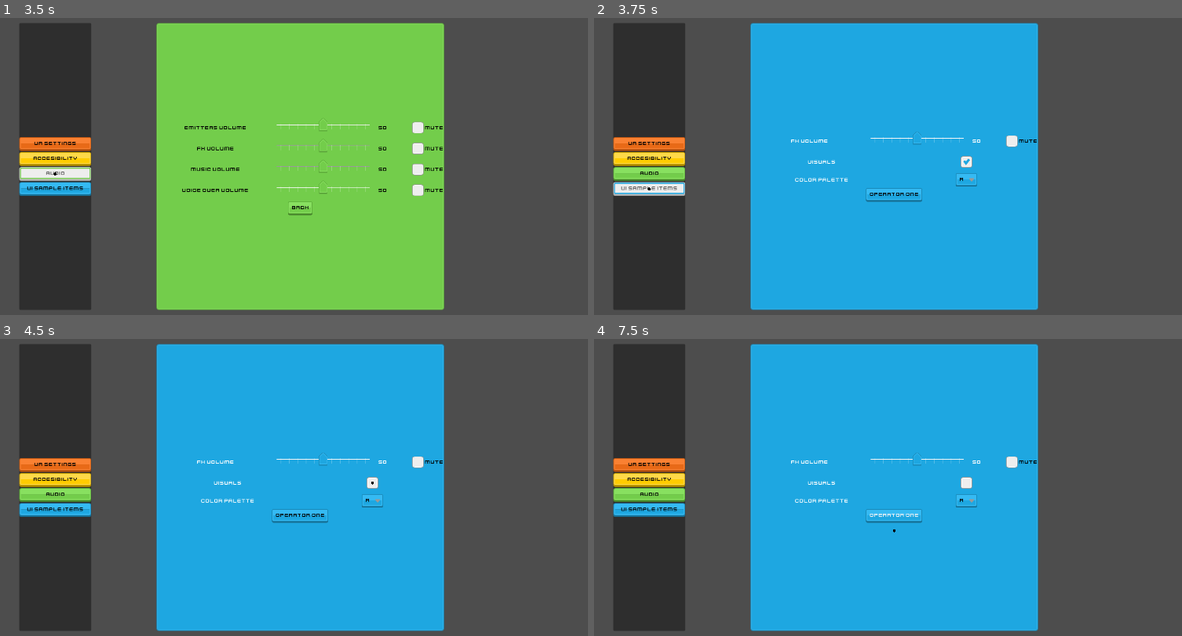
Above: before the commit, frames 1-4 (two rows, left to right).
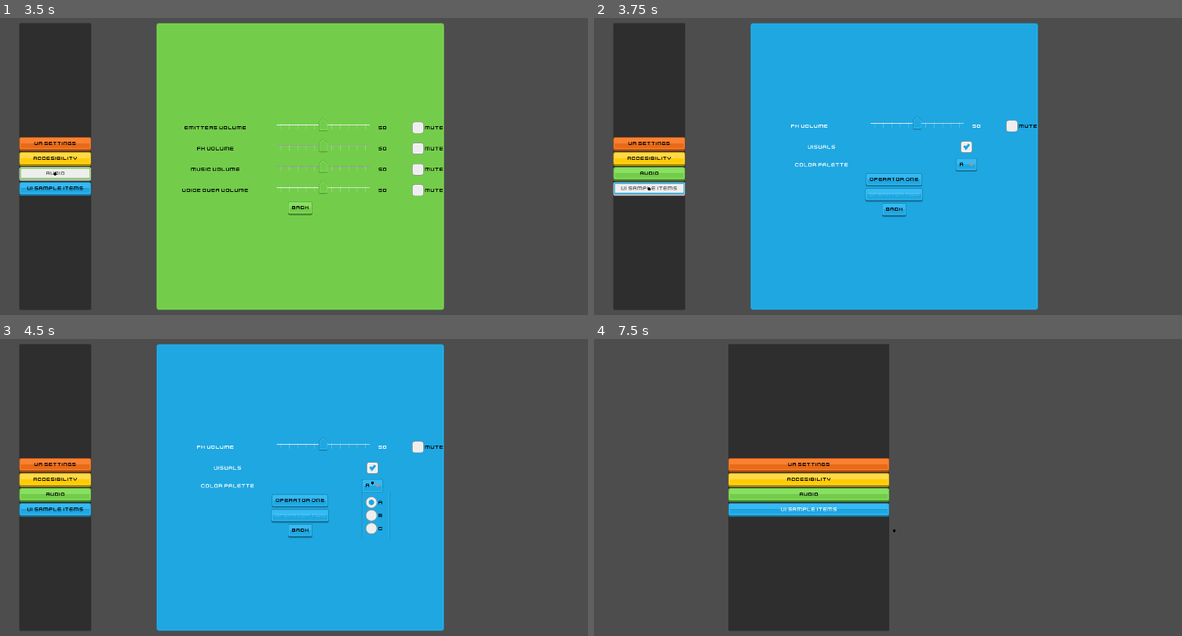
Above: after the commit, the same moments.

Repository: surreal6/godot_procedural_ui
Game: Godot game, scene res://main_menu.tscn
Two runs of this game, one before a commit and one after it. Both use one fixed random seed, a clock stepped at 60 frames per second and the inputs below.
Inputs (mouse positions are in pixels of both pictures, inside the frame that each line leads up to):
- Up to frame 1 (3.5 s): click "Accesibility" at 0.5 s; move the mouse to (441, 148) at 1.27 s; hold Right (ui_right) 1.28-2 s; click (441, 148) at 1.42 s; tap Space (ui_select) at 1.52 s; click "Accesibility" at 2 s; click "Audio" at 2.75 s
- Up to frame 2 (3.75 s): click "UI Sample Items" at 3.5 s
- Up to frame 3 (4.5 s): click (370, 481) at 4.27 s
- Up to frame 4 (7.5 s): click (964, 466) at 5.02 s; click "A" at 5.75 s; click "operator one" at 6.5 s; click (893, 532) at 7.25 s, where only the run after the commit has a clickable "Back"

Frame 1 is identical in both runs. In frame 2, 1.1% of the frame differs, in the area x 33-76%, y 33-68%; in frame 3, 1.3%; in frame 4, 62%, in the area x 3-76%, y 1-99%.

Commit message:
fix operator 2 in demo items section

Diff:
--- a/menu_defs.gd
+++ b/menu_defs.gd
@@ -281,7 +281,6 @@
 					"label" : "operator one",
 					"tooltip" : "This is the operator_1 tooltip",
 					"tts_file" : "res://menu_tts_files/loc_en_operator_one_button.mp3",
-					},
 				},
 				"operator_2" : {
 					"object" : "UserSettings",
@@ -299,6 +298,7 @@
 					"tooltip" : "This is the back operator tooltip",
 					"tts_file" : "res://menu_tts_files/loc_en_back.mp3",
 				},
+			},
 		},
 	},
 	#"main_theme" : KENNEY_UI,
